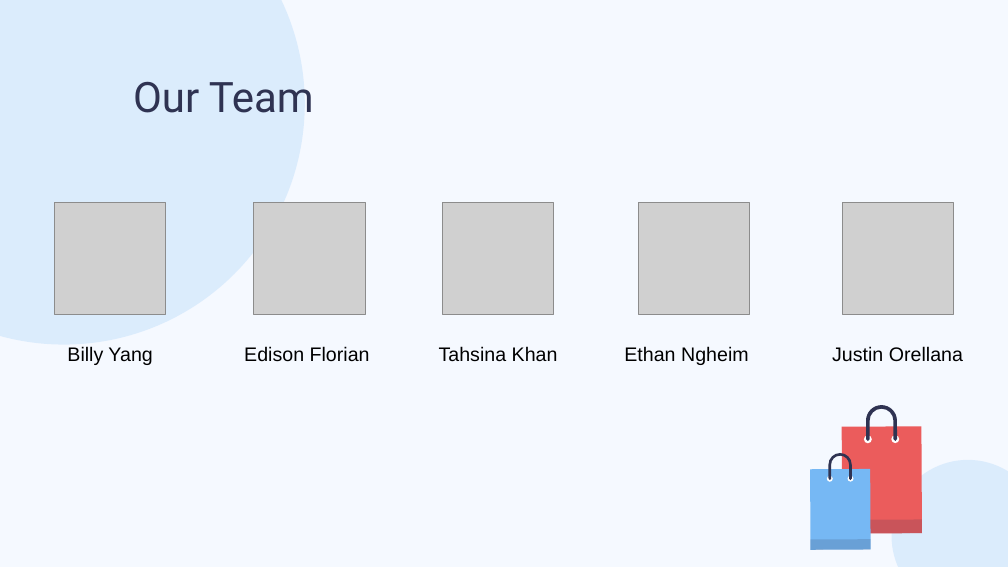
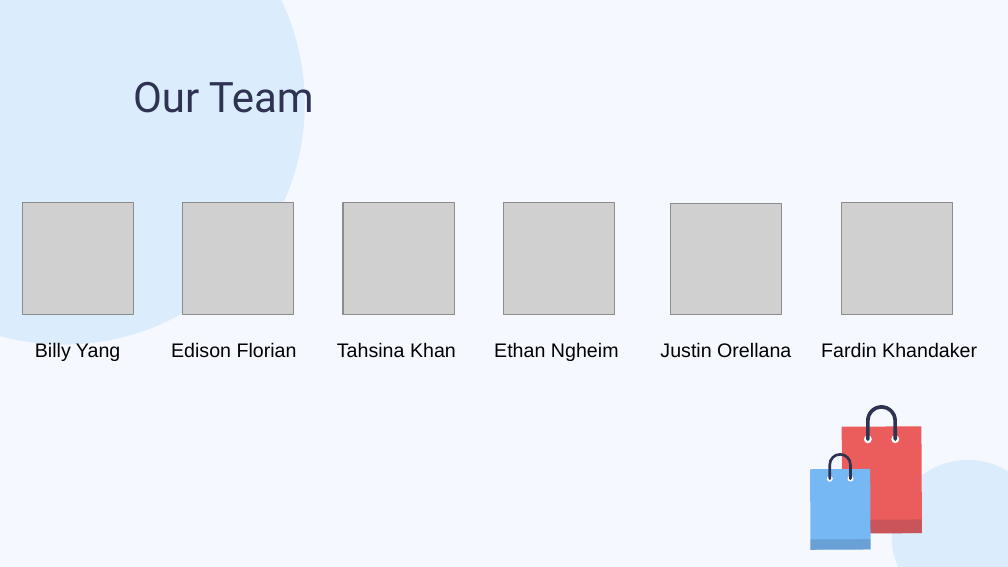
Before and after one commit to datasheng/csc33600-repo-aspirationless, a slide deck: slide 4 of AspirationlessFinalDemo.pptx. Drawn at 1008x567 pixels with LibreOffice and Linux fonts; fonts in the diff are those of the drawing; grey boxes stand for pictures. Boxes give left, top, right and bottom in pixels: in the first picture for what was removed or moved away, otherwise in the second. Text is boxed around its words. In the diff, an @@ line names an element or a change of style, - is before the commit and + after.

```diff
--- a/AspirationlessFinalDemo.pptx
+++ b/AspirationlessFinalDemo.pptx
@@ picture: place and size @@
-picture at [54,203,165,313]
+picture at [22,203,133,313]
@@ picture: place and size @@
-picture at [254,203,365,313]
+picture at [182,203,293,313]
@@ picture: place and size @@
-picture at [443,203,553,313]
+picture at [343,203,454,313]
@@ picture: place and size @@
-picture at [638,203,749,313]
+picture at [503,203,614,313]
@@ picture added at [670,204,781,314] @@
@@ text "Billy Yang": place and size @@
-text "Billy Yang" at [67,346,152,365]
+text "Billy Yang" at [35,342,120,361]
@@ text "Edison Florian": place and size @@
-text "Edison Florian" at [244,346,370,362]
+text "Edison Florian" at [171,342,297,358]
@@ text "Tahsina Khan": place and size @@
-text "Tahsina Khan" at [439,346,558,362]
+text "Tahsina Khan" at [337,342,456,358]
@@ text "Ethan Ngheim": place and size @@
-text "Ethan Ngheim" at [624,346,749,365]
+text "Ethan Ngheim" at [494,342,619,361]
@@ text "Justin Orellana": place and size @@
-text "Justin Orellana" at [832,346,963,362]
+text "Justin Orellana" at [660,342,791,358]
@@ text added at [821,342,977,358], 14 pt, text #000000 @@
+Fardin Khandaker
```
Also in this commit, not shown: 1 other slide changed.
